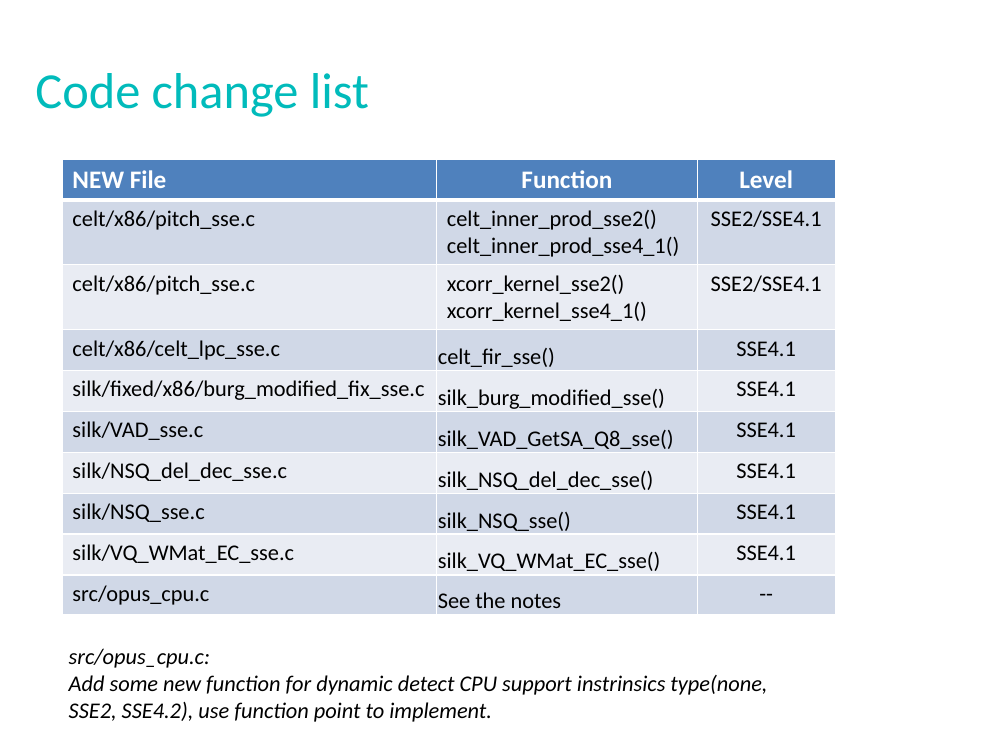
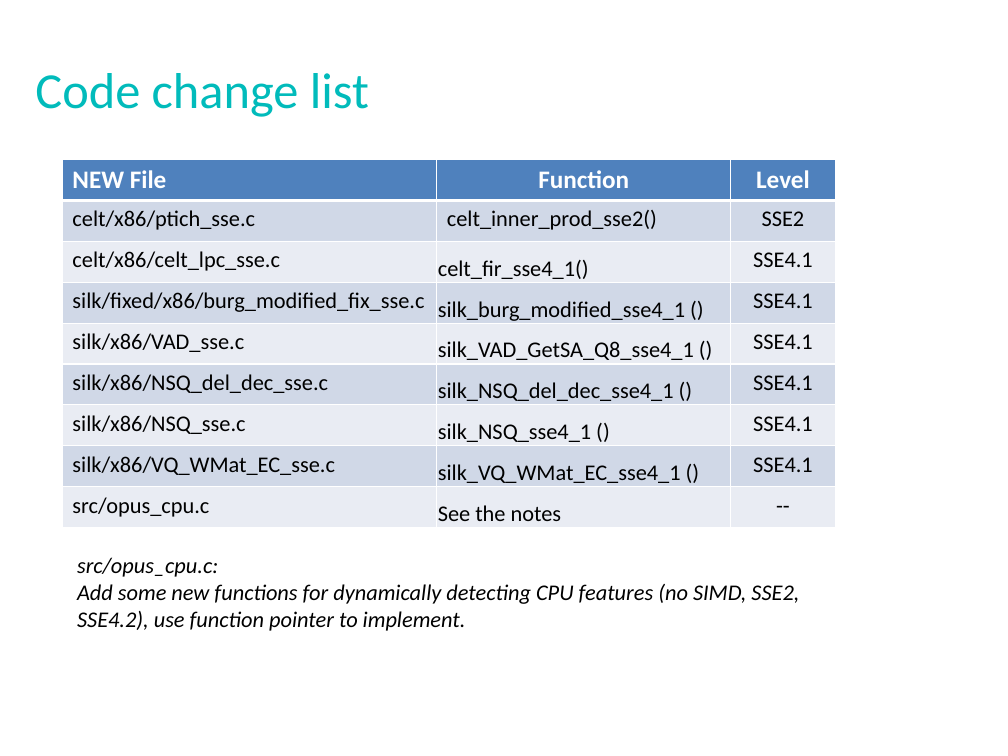
Before and after one commit to cisco/opus, a slide deck: slide 7 of cisco-opus-optimization.pptx (slide 8 before the commit). Drawn at 1008x756 pixels with LibreOffice and Linux fonts; fonts in the diff are those of the drawing. Boxes give left, top, right and bottom in pixels: in the first picture for what was removed or moved away, otherwise in the second. Text is boxed around its words. In the diff, an @@ line names an element or a change of style, - is before the commit and + after.

Commit message:
update doc

```diff
--- a/cisco-opus-optimization.pptx
+++ b/cisco-opus-optimization.pptx
@@ table at [62, 159, 836, 527] @@
-row 2: celt/x86/pitch_sse.c | celt_inner_prod_sse2() / celt_inner_prod_sse4_1() | SSE2/SSE4.1
-row 3: celt/x86/pitch_sse.c | xcorr_kernel_sse2() / xcorr_kernel_sse4_1() | SSE2/SSE4.1
-row 4: celt/x86/celt_lpc_sse.c | celt_fir_sse() | SSE4.1
-row 5: silk/fixed/x86/burg_modified_fix_sse.c | silk_burg_modified_sse() | SSE4.1
-row 6: silk/VAD_sse.c | silk_VAD_GetSA_Q8_sse() | SSE4.1
-row 7: silk/NSQ_del_dec_sse.c | silk_NSQ_del_dec_sse() | SSE4.1
-row 8: silk/NSQ_sse.c | silk_NSQ_sse() | SSE4.1
-row 9: silk/VQ_WMat_EC_sse.c | silk_VQ_WMat_EC_sse() | SSE4.1
+row 2: celt/x86/ptich_sse.c | celt_inner_prod_sse2() | SSE2
+row 3: celt/x86/celt_lpc_sse.c | celt_fir_sse4_1() | SSE4.1
+row 4: silk/fixed/x86/burg_modified_fix_sse.c | silk_burg_modified_sse4_1 () | SSE4.1
+row 5: silk/x86/VAD_sse.c | silk_VAD_GetSA_Q8_sse4_1 () | SSE4.1
+row 6: silk/x86/NSQ_del_dec_sse.c | silk_NSQ_del_dec_sse4_1 () | SSE4.1
+row 7: silk/x86/NSQ_sse.c | silk_NSQ_sse4_1 () | SSE4.1
+row 8: silk/x86/VQ_WMat_EC_sse.c | silk_VQ_WMat_EC_sse4_1 () | SSE4.1
@@ text "src/opus_cpu.c:": place and size @@
-text "src/opus_cpu.c:" at [69, 648, 767, 722]
+text "src/opus_cpu.c:" at [77, 557, 799, 631]
@@ text at [77, 584, 799, 631]: text changed @@
-Add some new function for dynamic detect CPU support instrinsics type(none, SSE2, SSE4.2), use function point to implement.
+Add some new functions for dynamically detecting CPU features (no SIMD, SSE2, SSE4.2), use function pointer to implement.
```
Also in this commit, not shown: 7 other slides changed, 1 slide removed.
